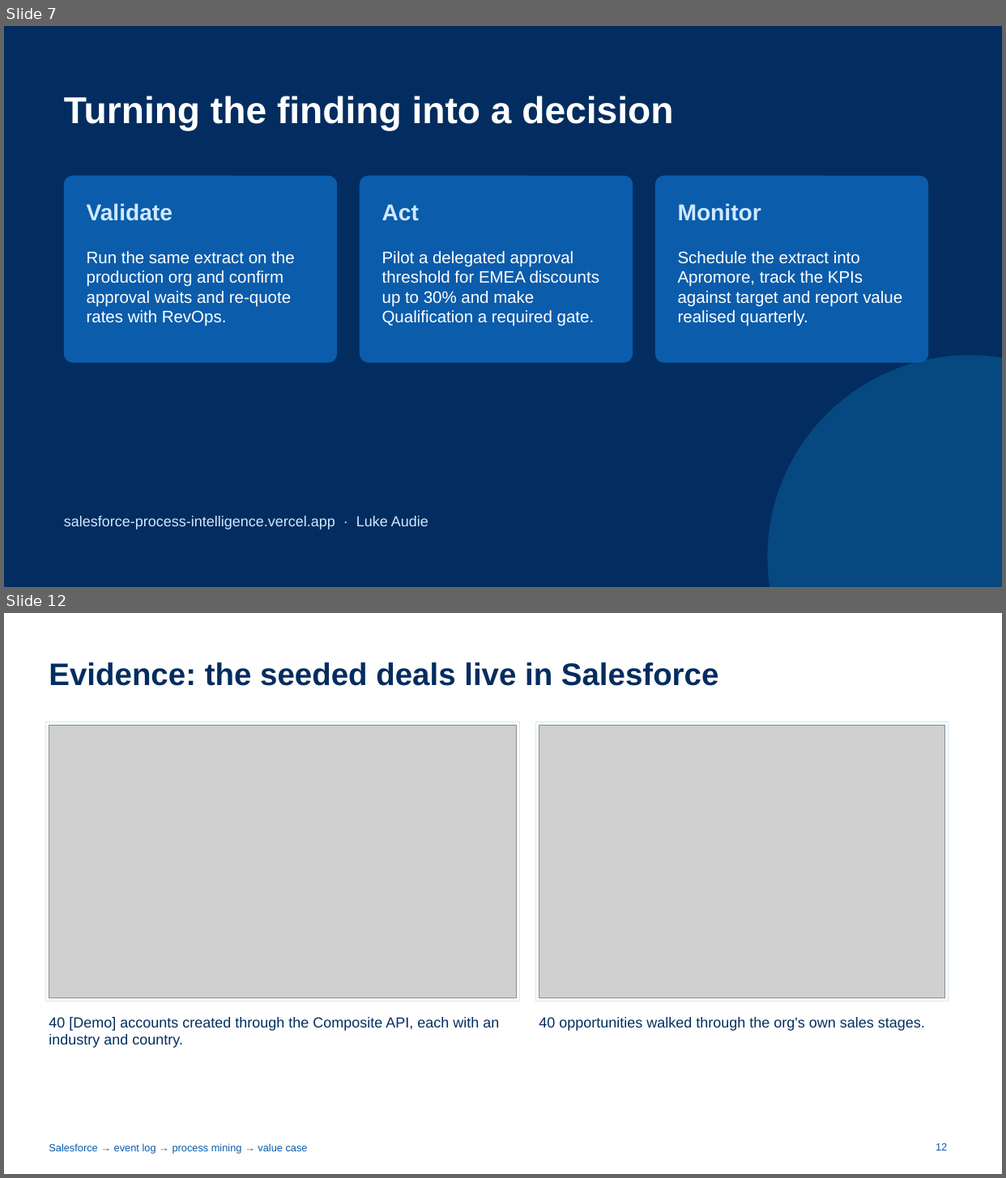
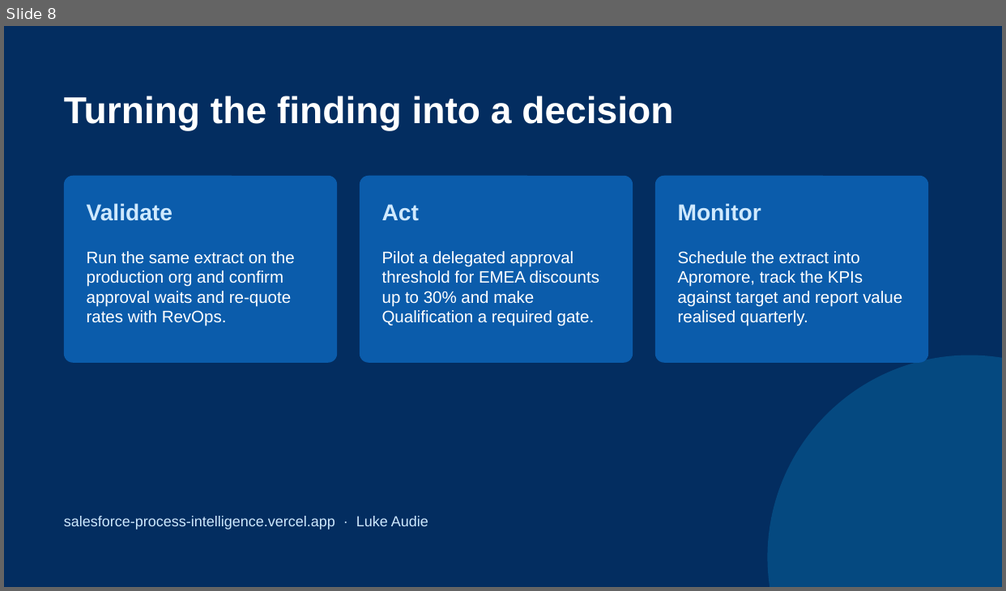
Before and after one commit to ch-lukas/salesforce-process-intelligence, a slide deck: deck/salesforce-process-intelligence.pptx. Shown one above the other, each under a label of ours: slides 7 and 12 before the commit, slide 8 after it; the slides between them are not shown. The pictures are 1006x1178 and 1006x591 pixels, drawn with LibreOffice and Linux fonts; fonts in the diff are those of the drawing; grey boxes stand for pictures. Boxes give left, top, right and bottom in pixels: in the first picture for what was removed or moved away, otherwise in the second. Text is boxed around its words. In the diff, an @@ line names an element or a change of style, - is before the commit and + after.

```diff
--- a/deck/salesforce-process-intelligence.pptx
+++ b/deck/salesforce-process-intelligence.pptx
@@ slide 12 removed at box(4, 613, 1002, 1174), background #FFFFFF @@
@@ title removed at box(49, 662, 719, 686) @@
-Evidence: the seeded deals live in Salesforce
@@ rectangle removed at box(46, 722, 520, 1002) @@
@@ picture removed at box(49, 726, 517, 999) @@
@@ rectangle removed at box(536, 722, 948, 1002) @@
@@ picture removed at box(539, 726, 946, 999) @@
@@ text removed at box(49, 1017, 499, 1048) @@
-40 [Demo] accounts created through the Composite API, each with an industry and country.
@@ text removed at box(539, 1017, 925, 1031) @@
-40 opportunities walked through the org's own sales stages.
@@ text removed at box(49, 1144, 308, 1154) @@
-Salesforce → event log → process mining → value case
@@ page number removed at box(936, 1144, 947, 1151) @@
-12
@@ what was slide 7 is now slide 8 @@
```
Also in this commit, not shown: 1 slide added, 5 other slides removed, 3 other files.
